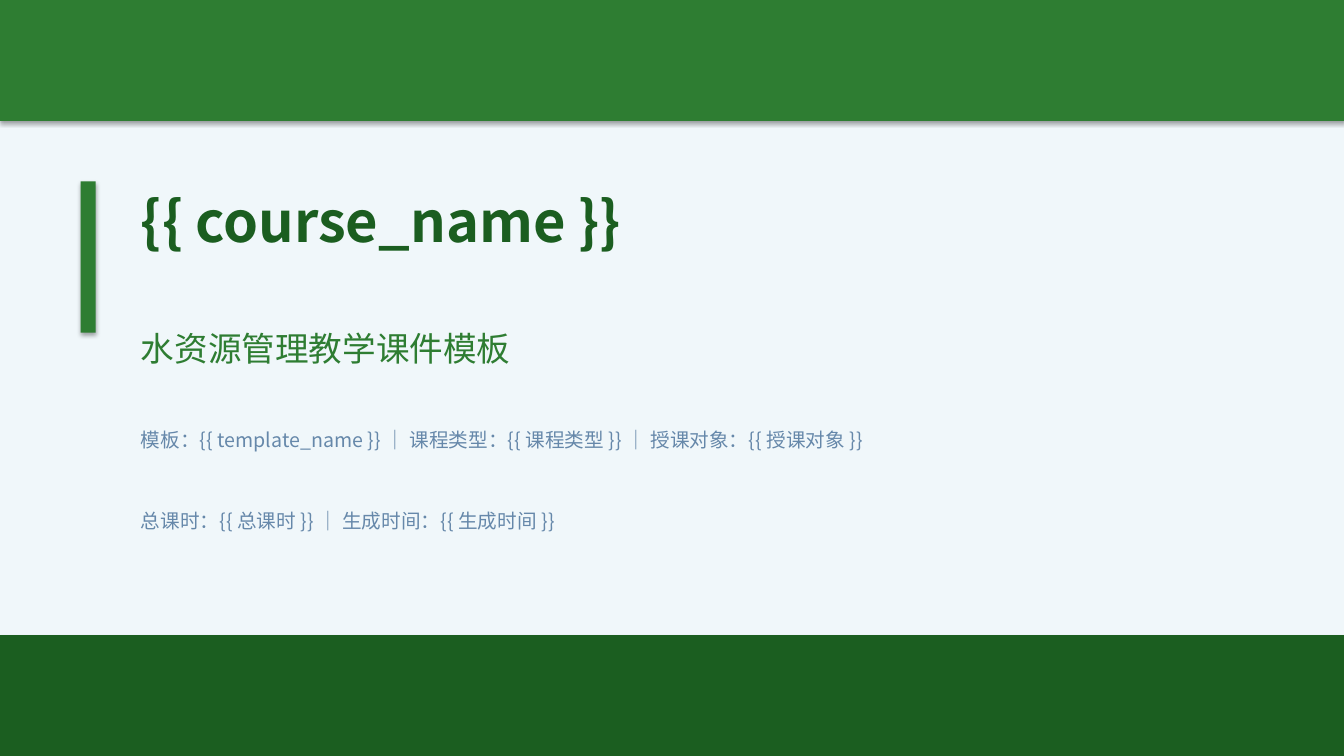
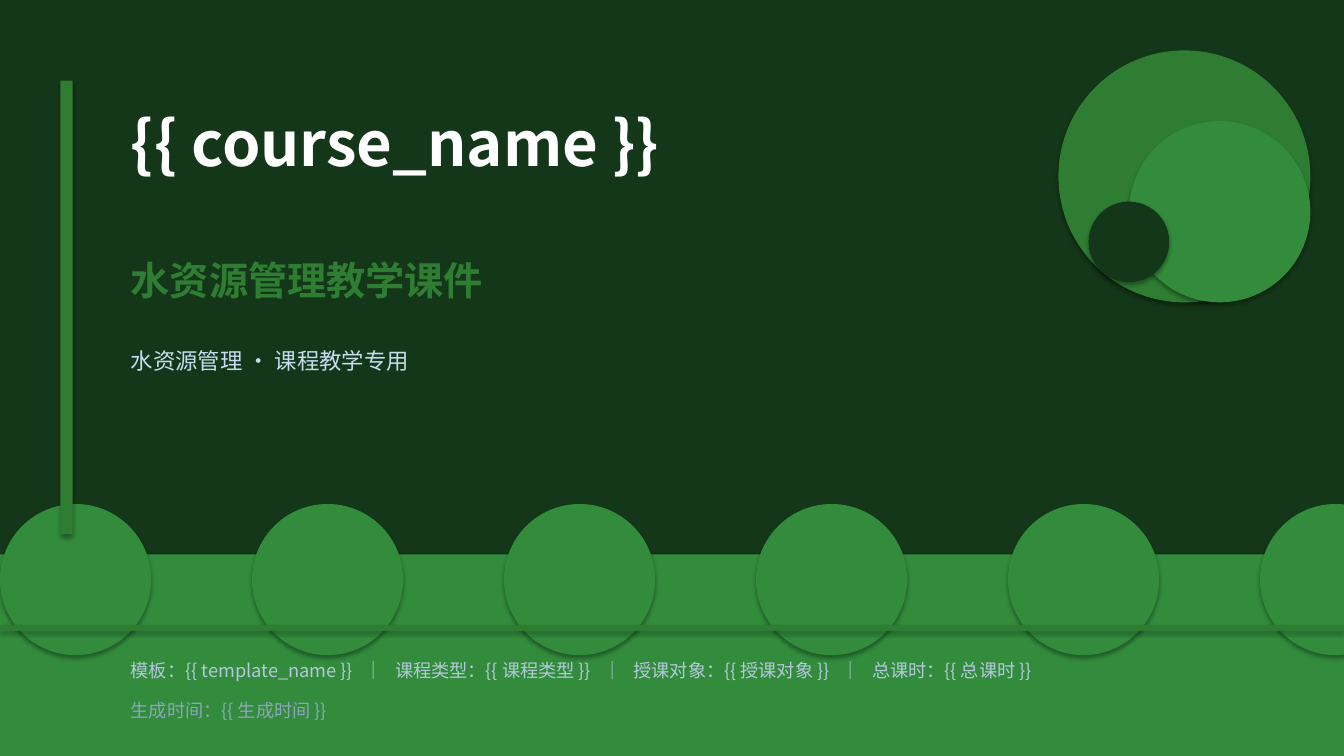
Before and after one commit to KK985956/water-intelligent-teaching, a slide deck: slide 1 of backend/data/template_water_management.pptx. Drawn at 1344x756 pixels with LibreOffice and Linux fonts; fonts in the diff are those of the drawing. Boxes give left, top, right and bottom in pixels: in the first picture for what was removed or moved away, otherwise in the second. Text is boxed around its words. In the diff, an @@ line names an element or a change of style, - is before the commit and + after.

Commit message:
style: 优化PPT模板视觉设计 - 增加装饰元素和配色方案
- 水力学模板：海洋蓝色系 + 波浪装饰
- 水利工程模板：青绿色系
- 水资源管理模板：森林绿色系
- 通用水利模板：钢蓝色系
- 统一采用左侧导航栏 + 卡片式内容布局
- 增加圆形装饰、渐变背景、步骤编号徽章

```diff
--- a/backend/data/template_water_management.pptx
+++ b/backend/data/template_water_management.pptx
@@ background #F0F7FA to #FFFFFF @@
@@ rectangle: place and size @@
-rectangle at (0,0,1344,121)
+rectangle at (0,0,1344,756)
@@ rectangle at (0,0,1344,756): fill #2E7D32 to #143719 @@
@@ ellipse added at (1059,50,1311,302), fill #2E7D32 @@
@@ rectangle: place and size @@
-rectangle at (81,181,96,333)
+rectangle at (60,81,73,534)
@@ text "{{ course_name }}": place and size @@
-text "{{ course_name }}" at (196,210,566,251)
+text "{{ course_name }}" at (191,130,598,176)
@@ text "{{ course_name }}" at (191,130,598,176): size 40 to 44 pt, text colour #1B5E20 to #FFFFFF; line spacing 1 to 52pt @@
@@ ellipse added at (1129,121,1311,302), fill #328C3C @@
@@ ellipse added at (1089,202,1170,282), fill #143719 @@
@@ text at (131,262,483,298): text changed; size 24 to 28 pt; bold on @@
-水资源管理教学课件模板
+水资源管理教学课件
@@ text added at (131,350,409,371), 16 pt, text #C8DCF0 @@
+水资源管理 · 课程教学专用
@@ ellipse added at (0,504,151,655), fill #328C3C @@
@@ ellipse added at (252,504,403,655), fill #328C3C @@
@@ ellipse added at (504,504,655,655), fill #328C3C @@
@@ ellipse added at (756,504,907,655), fill #328C3C @@
@@ ellipse added at (1008,504,1159,655), fill #328C3C @@
@@ ellipse added at (1260,504,1344,655), fill #328C3C @@
@@ rectangle: place and size @@
-rectangle at (0,635,1344,756)
+rectangle at (0,555,1344,756)
@@ rectangle at (0,555,1344,756): fill #1B5E20 to #328C3C @@
@@ rectangle added at (0,625,1344,631), fill #2E7D32 @@
@@ text at (131,661,1016,681): text changed; size 14 to 13 pt; text colour #6688AA to #B4C8DC @@
-模板：{{ template_name }} ｜ 课程类型：{{ 课程类型 }} ｜ 授课对象：{{ 授课对象 }}
+模板：{{ template_name }} ｜ 课程类型：{{ 课程类型 }} ｜ 授课对象：{{ 授课对象 }} ｜ 总课时：{{ 总课时 }}
@@ text at (131,702,311,720): text changed; size 14 to 13 pt; text colour #6688AA to #8CA5BE @@
-总课时：{{ 总课时 }} ｜ 生成时间：{{ 生成时间 }}
+生成时间：{{ 生成时间 }}
```
Also in this commit, not shown: 8 other slides changed, 3 other files.
